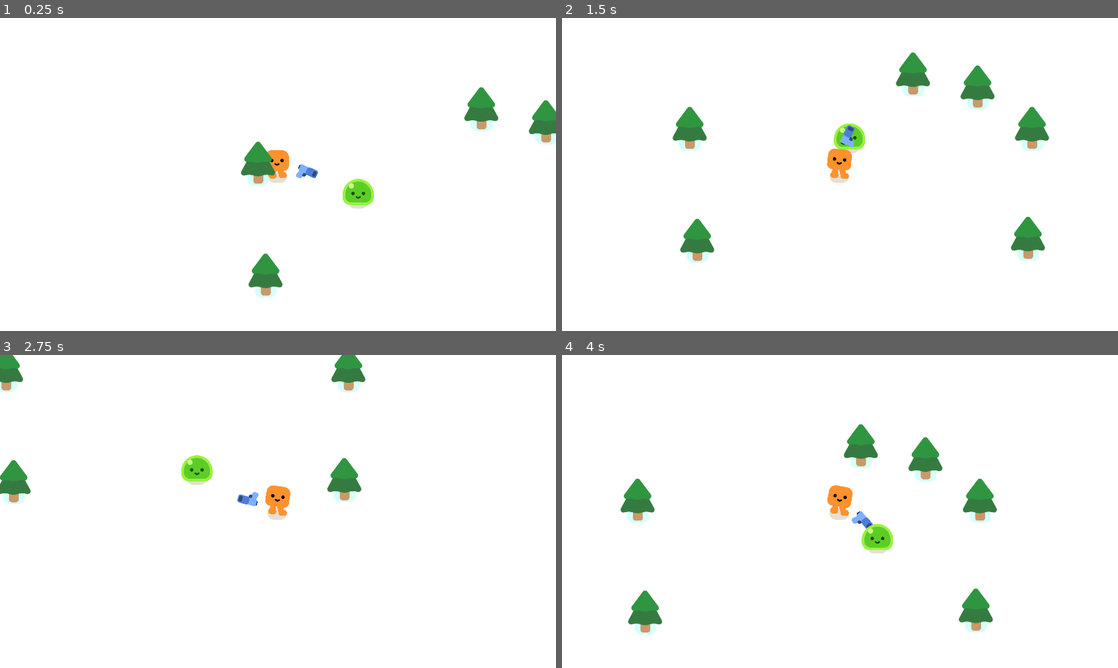
Above: before the commit, frames 1-4 (two rows, left to right).
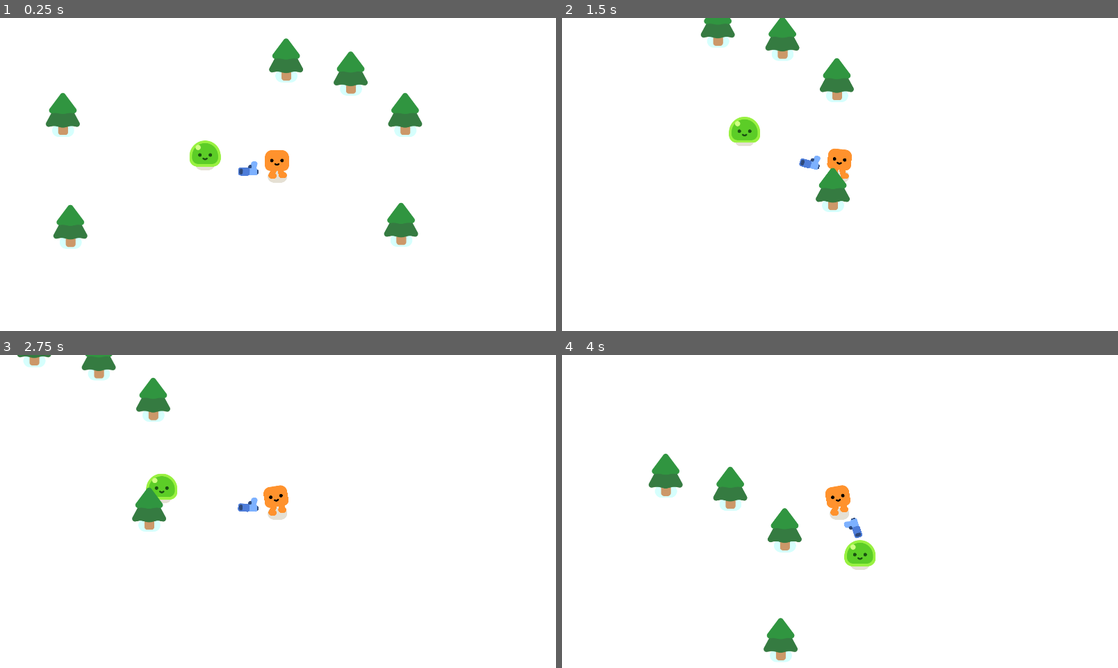
Above: after the commit, the same moments.

Repository: Tonykuang1028/FinalProject
Game: Godot game, scene res://survivors_game.tscn
Two runs of this game, one before a commit and one after it. Both use one fixed random seed, a clock stepped at 60 frames per second and the inputs below.
Inputs:
- Up to frame 1 (0.25 s): no input
- Up to frame 2 (1.5 s): hold D (move_right) 0.53-1.28 s; hold S (move_down) from 1.28 s (still down)
- Up to frame 3 (2.75 s): release S (move_down) at 2.03 s; hold D (move_right) from 2.03 s (still down)
- Up to frame 4 (4 s): release D (move_right) at 2.78 s; hold W (move_up) 2.78-3.53 s; hold A (move_left) from 3.53 s (still down)

The runs differ from the first frame. In frame 1, 6.6% of the frame differs, in the area x 8-100%, y 6-90%; in frame 2, 6.5%; in frame 3, 4.8%; in frame 4, 6.7%, in the area x 10-79%, y 22-98%.

Commit message:
Created Bullet Scene + Collision

Diff:
--- /dev/null
+++ b/Bullet.gd
@@ -0,0 +1 @@
+extends Area2D
--- /dev/null
+++ b/bullet.tscn
@@ -0,0 +1,19 @@
+[gd_scene load_steps=4 format=3 uid="uid://7p8q0xclomo"]
+
+[ext_resource type="Script" path="res://Bullet.gd" id="1_8trhr"]
+[ext_resource type="Texture2D" uid="uid://dftkbqwsfd68r" path="res://pistol/projectile.png" id="2_swci5"]
+
+[sub_resource type="CircleShape2D" id="CircleShape2D_iqrox"]
+radius = 15.0
+
+[node name="Bullet" type="Area2D"]
+collision_layer = 0
+collision_mask = 3
+script = ExtResource("1_8trhr")
+
+[node name="Projectile" type="Sprite2D" parent="."]
+position = Vector2(-11, 0)
+texture = ExtResource("2_swci5")
+
+[node name="CollisionShape2D" type="CollisionShape2D" parent="."]
+shape = SubResource("CircleShape2D_iqrox")
--- a/survivors_game.tscn
+++ b/survivors_game.tscn
@@ -16,7 +16,7 @@
 offset_bottom = 1084.0
 
 [node name="Player" parent="." instance=ExtResource("1_so1bh")]
-position = Vector2(282, 375)
+position = Vector2(956, 543)
 
 [node name="Mob" parent="." instance=ExtResource("2_k572u")]
 position = Vector2(630, 496)
